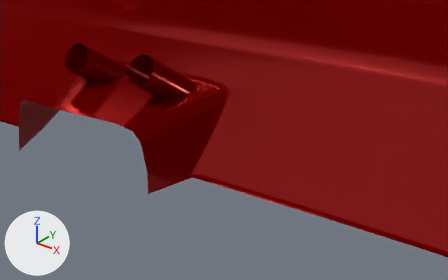
The glTF model content/cars/nissan_rs13/rearbumper_oem.glb, before and after one commit.
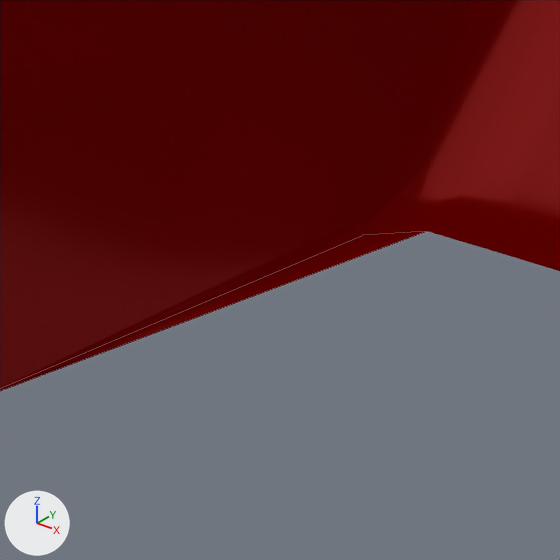
Each version is shown from a camera (50 mm lens) standing at (-0.3179, 1.9263, 0.2319) and looking at (-0.4693, 2.1155, 0.1145), then close up on the part from 34% to 46% of the width and 56% to 74% of the height. The lights are fixed; the arrows at lower left show +X, +Y and +Z. The close-ups show mesh edges as thin lines. Where no turn or scale is listed for an object, it has been applied to the vertices. Vertices at the same position are counted once.

In view in the first close-up: 'Bumper', 'Hooks'.
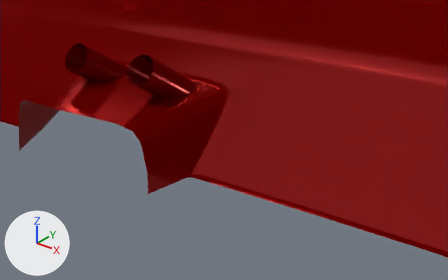
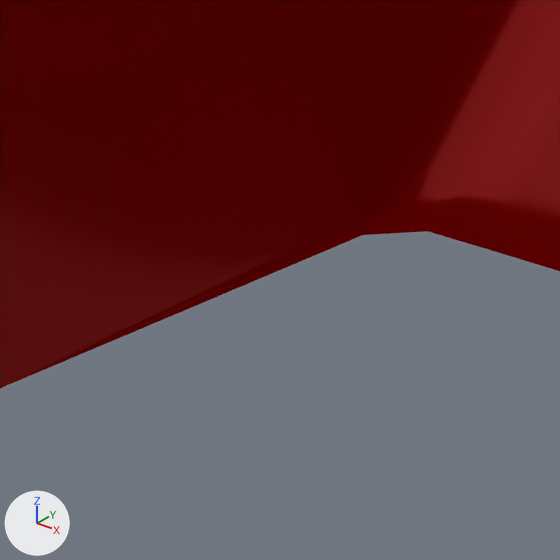
Changed parts and their boxes [x1, y1, x2, y2] in the close-ups (560 x 560 px):
'Hooks', reshaped (not visible afterwards)
    before: [0, 231, 427, 391]

The change, as a list of edits to the scene's bpy script:
```text
Change me_hooks:
    where me_hooks.from_pydata(...)  # 168 vertices, 309 faces; spans x -0.56..-0.4785, y 2.084..2.1834, z 0.0671..0.1312
    used by ob_hooks; location = (0.0, 0.0, 0.01469)
    me_hooks part 1: the loose piece of 3 vertices spanning x -0.4853..-0.4785, y 2.084..2.1048, z 0.0814..0.0828 is deleted
```
